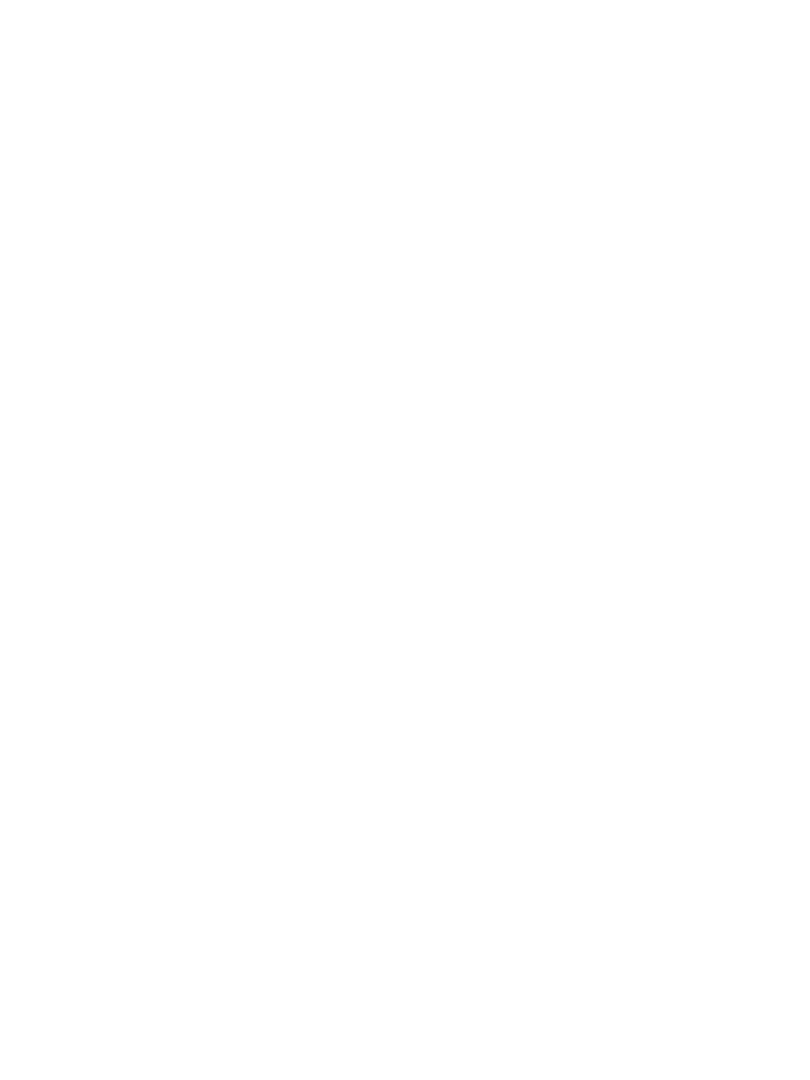
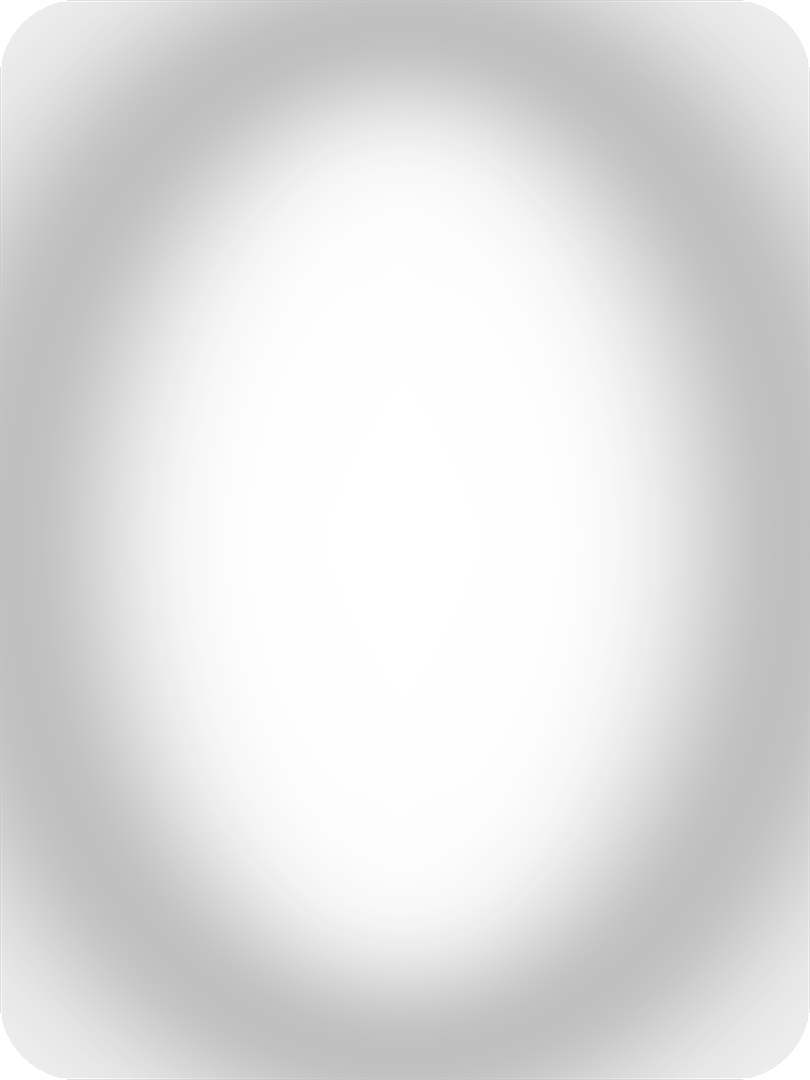
Layers edited between the first and the second 810 x 1080 image:
added layer "Vignette White" above "Vignette" over [0, 0, 810, 1080]
added layer "Vignette" above "Card" over [0, 0, 810, 1080]
